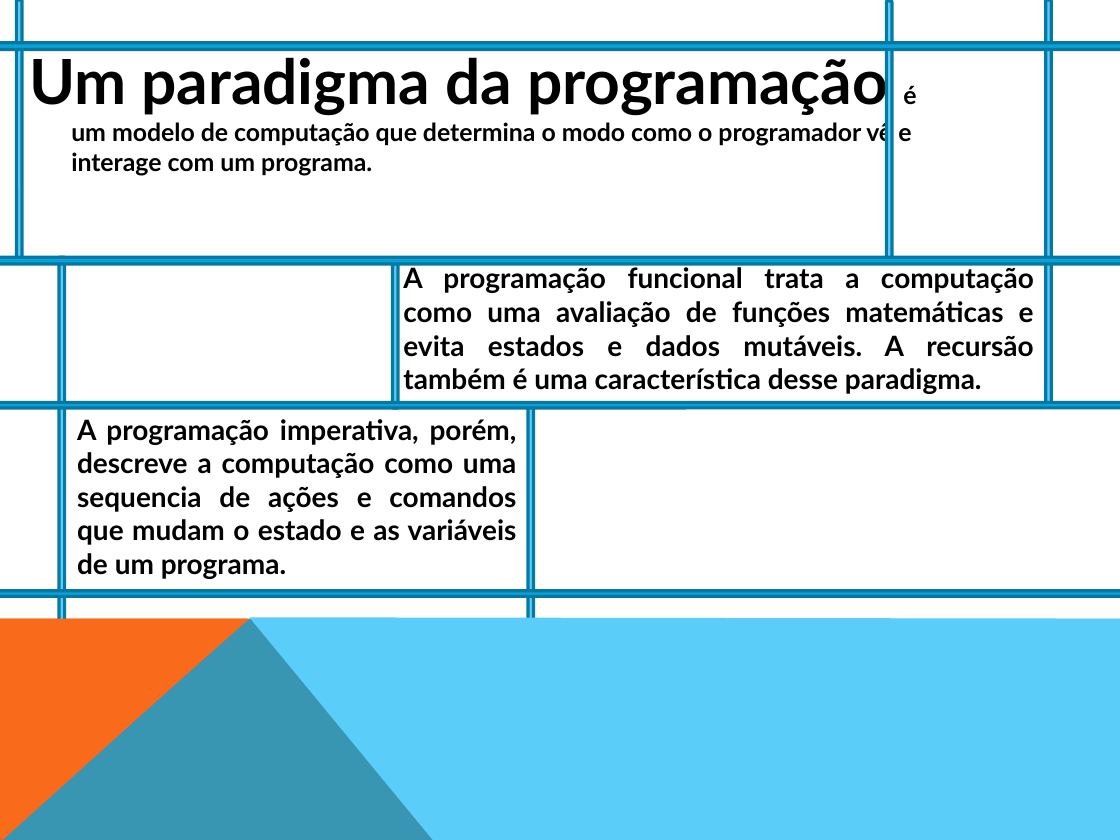
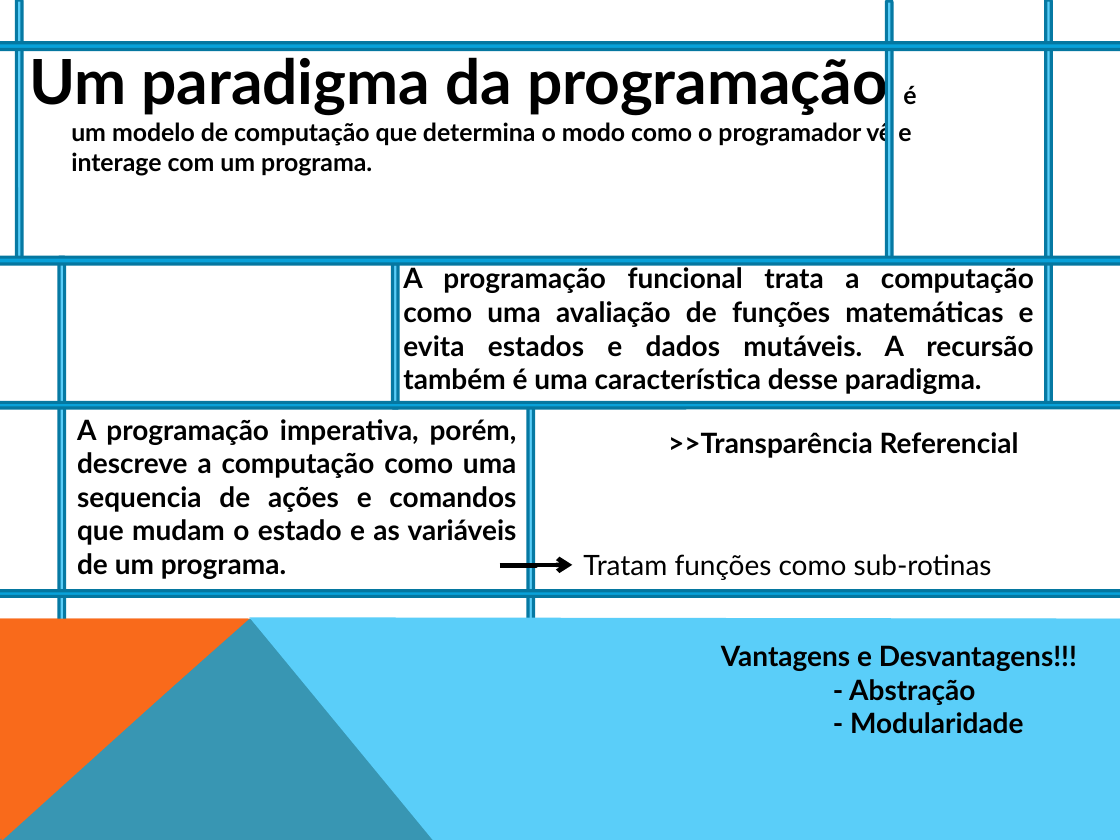
Before and after one commit to LucasdeSouzaAlbuquerque/if686, a slide deck: slide 2 of 20150319_ppt.pptx. Drawn at 1120x840 pixels with LibreOffice and Linux fonts; fonts in the diff are those of the drawing. Boxes give left, top, right and bottom in pixels: in the first picture for what was removed or moved away, otherwise in the second. Text is boxed around its words. In the diff, an @@ line names an element or a change of style, - is before the commit and + after.

Commit message:
20150319
FileUpdate

```diff
--- a/20150319_ppt.pptx
+++ b/20150319_ppt.pptx
@@ text added at box(668, 432, 1019, 458), 18 pt, text #000000, bold @@
+>>Transparência Referencial
@@ elbow arrow added from (500, 566) to (572, 564), #000000 3 pt @@
@@ text added at box(583, 554, 992, 580), 18 pt, text #000000 @@
+Tratam funções como sub-rotinas
@@ text added at box(721, 645, 1077, 734), 18 pt, text #000000, bold @@
+Vantagens e Desvantagens!!!
+- Abstração
+- Modularidade
```
Also in this commit, not shown: 1 other slide changed.
